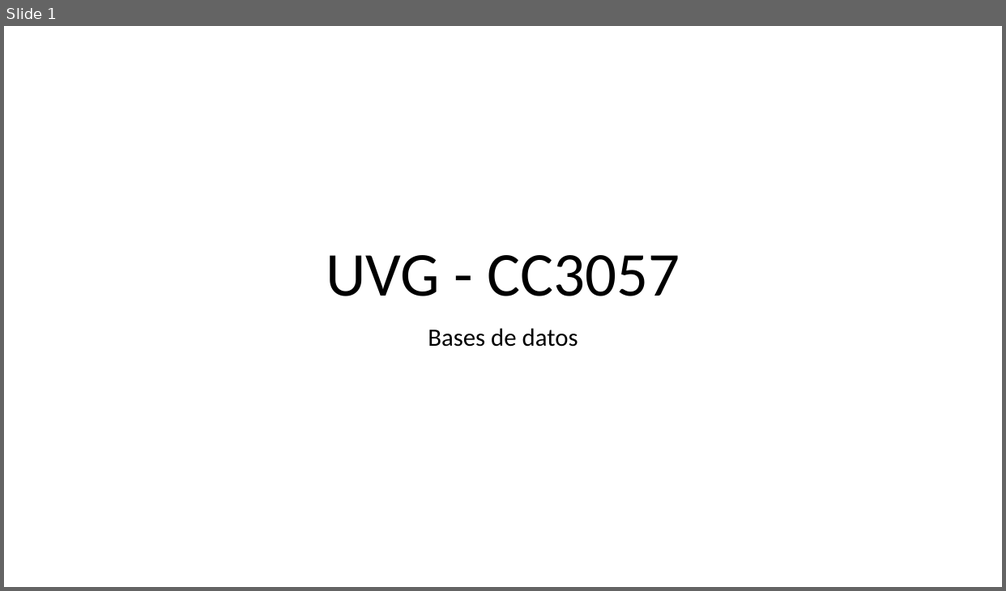
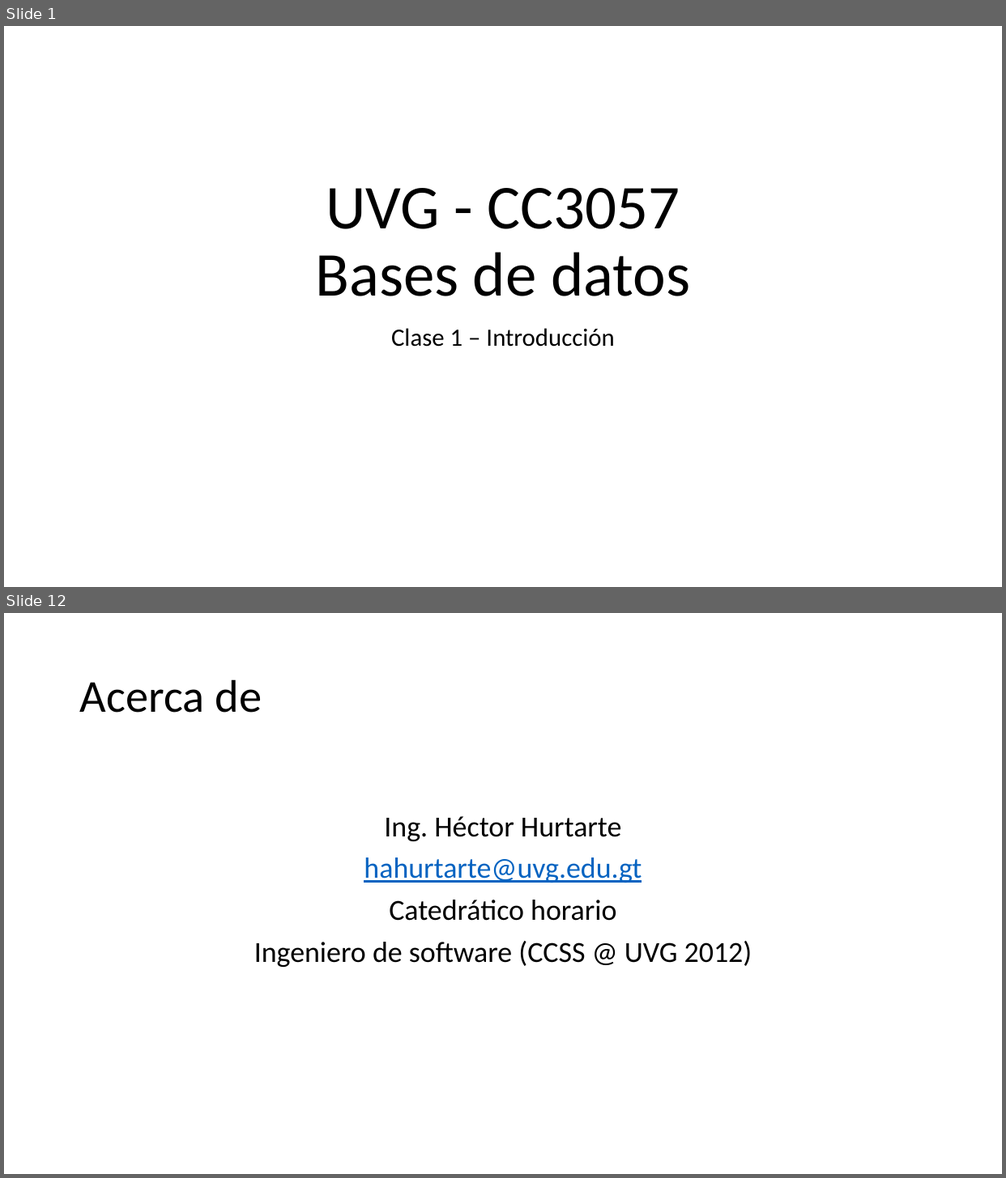
Before and after one commit to hectorh30/cc3057-2017, a slide deck: clases/clase1-introduccion/clase1.pptx. Shown one above the other, each under a label of ours: slide 1 before the commit, slides 1 and 12 after it; the slides between them are not shown. The pictures are 1006x591 and 1006x1178 pixels, drawn with LibreOffice and Linux fonts; fonts in the diff are those of the drawing. Boxes give left, top, right and bottom in pixels: in the first picture for what was removed or moved away, otherwise in the second. Text is boxed around its words. In the diff, an @@ line names an element or a change of style, - is before the commit and + after.

```diff
--- a/clases/clase1-introduccion/clase1.pptx
+++ b/clases/clase1-introduccion/clase1.pptx
@@ slide 12 added at bbox=[4, 613, 1002, 1174], background #FFFFFF @@
@@ title added at bbox=[80, 679, 262, 713], 44 pt, text #000000 @@
+Acerca de
@@ text added at bbox=[254, 816, 752, 967], 28 pt, text #000000 @@
+Ing. Héctor Hurtarte
+hahurtarte@uvg.edu.gt
+Catedrático horario
+Ingeniero de software (CCSS @ UVG 2012)
@@ slide 1 changed as well @@
@@ title at bbox=[315, 188, 690, 297]: text changed @@
-UVG - CC3057
+UVG - CC3057
+Bases de datos
@@ subtitle at bbox=[391, 328, 614, 347]: text changed @@
-Bases de datos
+Clase 1 – Introducción
```
Also in this commit, not shown: 22 other slides added.
